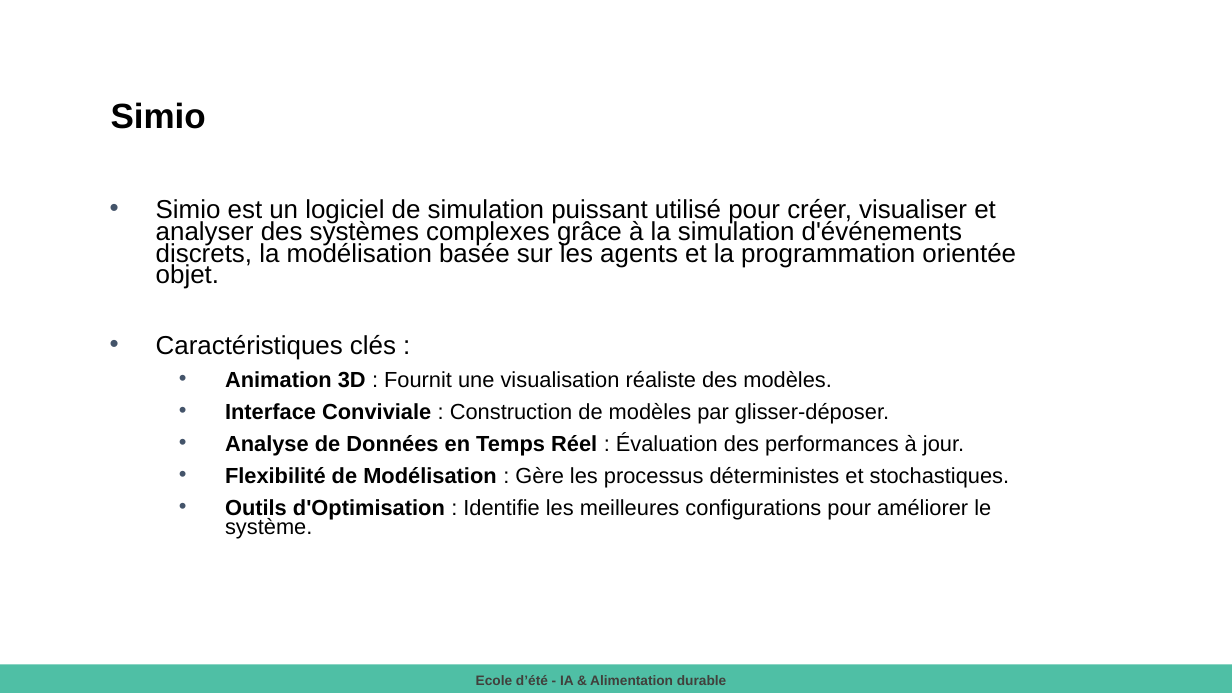
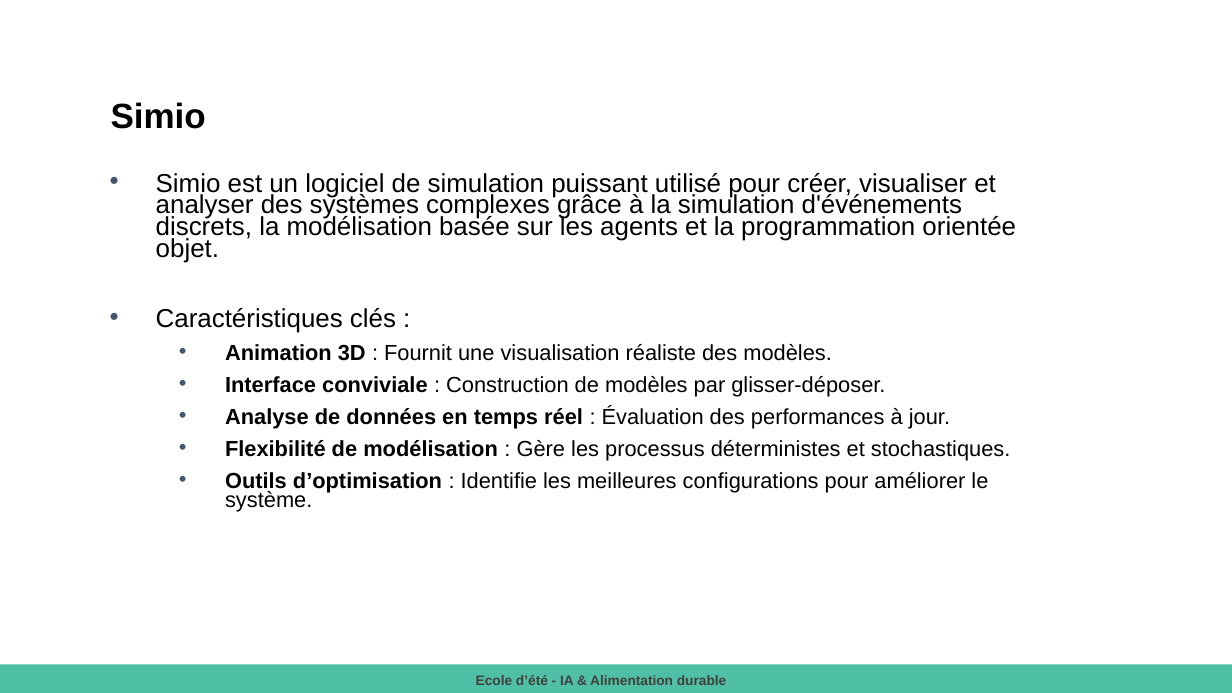
Before and after one commit to Menard980/2025-08-26-_La-_simulation_pour_pallier_le_manque_de_donnees-Ecole_ete_IA_et_Alimentation_durable, a slide deck: slide 5 of 2025 Présentation Atelier simulation.pptx (slide 6 before the commit). Drawn at 1232x693 pixels with LibreOffice and Linux fonts; fonts in the diff are those of the drawing. Boxes give left, top, right and bottom in pixels: in the first picture for what was removed or moved away, otherwise in the second. Text is boxed around its words. In the diff, an @@ line names an element or a change of style, - is before the commit and + after.

```diff
--- a/2025 Présentation Atelier simulation.pptx
+++ b/2025 Présentation Atelier simulation.pptx
@@ text "Simio est un logiciel de ...": place and size @@
-text "Simio est un logiciel de ..." at (156, 199, 1016, 538)
+text "Simio est un logiciel de ..." at (156, 173, 1016, 511)
@@ text at (225, 376, 1011, 511): text changed @@
-  • Interface Conviviale : Construction de modèles par glisser-déposer.
-  • Analyse de Données en Temps Réel : Évaluation des performances à jour.
-  • Flexibilité de Modélisation : Gère les processus déterministes et stochastiques.
-  • Outils d'Optimisation : Identifie les meilleures configurations pour améliorer le système.
+  • Interface conviviale : Construction de modèles par glisser-déposer.
+  • Analyse de données en temps réel : Évaluation des performances à jour.
+  • Flexibilité de modélisation : Gère les processus déterministes et stochastiques.
+  • Outils d’optimisation : Identifie les meilleures configurations pour améliorer le système.
```
Also in this commit, not shown: 7 other slides changed, 2 slides added, 2 slides removed.
